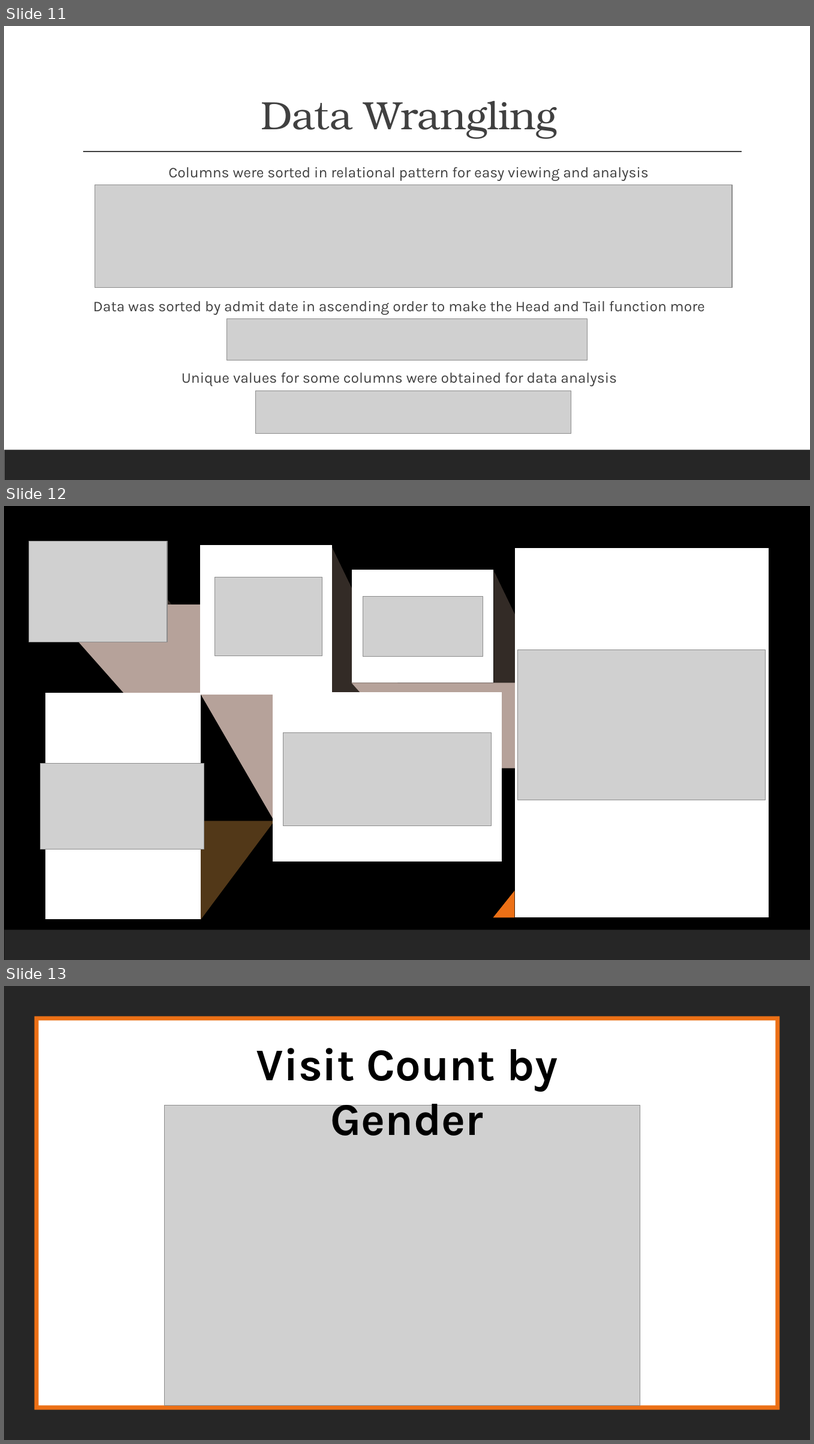
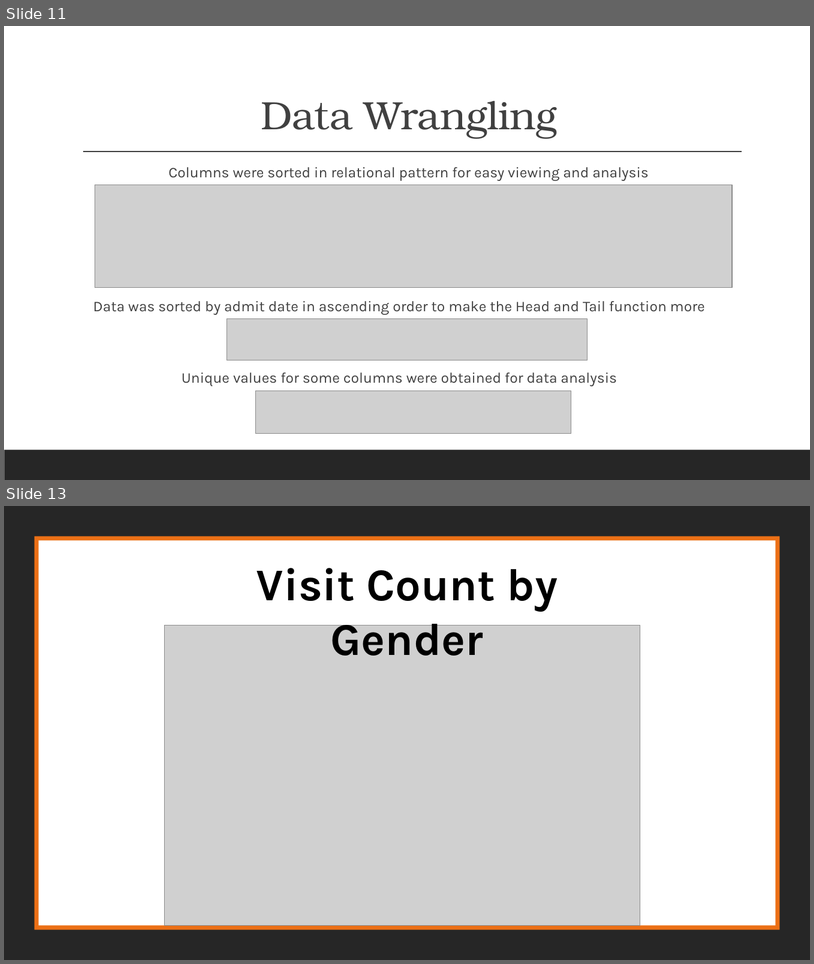
Before and after one commit to mgmboyd/DataAnalytics-Project3, a slide deck: Data Analytics- Project3 Team7 Final Draft.pptx. Shown one above the other, each under a label of ours: slides 11, 12 and 13 before the commit, slides 11 and 13 after it; the slides between them are not shown. The pictures are 814x1444 and 814x964 pixels, drawn with LibreOffice and Linux fonts; fonts in the diff are those of the drawing; grey boxes stand for pictures. Boxes give left, top, right and bottom in pixels: in the first picture for what was removed or moved away, otherwise in the second. Text is boxed around its words. In the diff, an @@ line names an element or a change of style, - is before the commit and + after.

```diff
--- a/Data Analytics- Project3 Team7 Final Draft.pptx
+++ b/Data Analytics- Project3 Team7 Final Draft.pptx
@@ slide 12 removed at box(4, 506, 810, 960), background #000000; not listed: 1 template element that a slide beside it also shows @@
@@ picture removed at box(29, 541, 167, 642) @@
@@ right triangle removed at box(127, 549, 171, 604) @@
@@ freeform shape removed at box(201, 546, 332, 695) @@
@@ right triangle removed at box(330, 544, 402, 694) @@
@@ freeform shape removed at box(515, 549, 769, 918) @@
@@ picture removed at box(215, 577, 322, 656) @@
@@ freeform shape removed at box(353, 570, 494, 682) @@
@@ right triangle removed at box(494, 571, 566, 720) @@
@@ freeform shape removed at box(45, 604, 201, 695) @@
@@ picture removed at box(363, 597, 483, 657) @@
@@ picture removed at box(518, 649, 766, 800) @@
@@ freeform shape removed at box(351, 683, 537, 768) @@
@@ freeform shape removed at box(46, 693, 201, 919) @@
@@ right triangle removed at box(201, 694, 273, 819) @@
@@ freeform shape removed at box(273, 693, 503, 862) @@
@@ picture removed at box(284, 732, 492, 825) @@
@@ picture removed at box(41, 763, 204, 849) @@
@@ right triangle removed at box(201, 820, 275, 920) @@
@@ right triangle removed at box(494, 890, 515, 917) @@
```
Also in this commit, not shown: 15 slides changed, 2 slides added.
